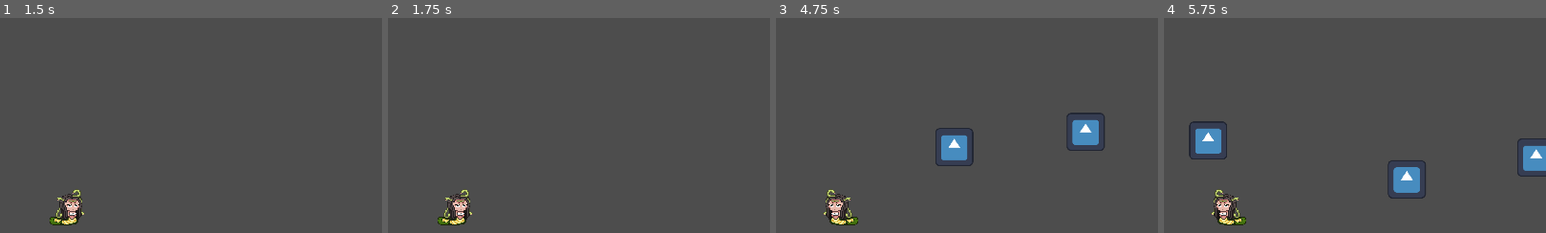
Above: before the commit, frames 1-4 (left to right).
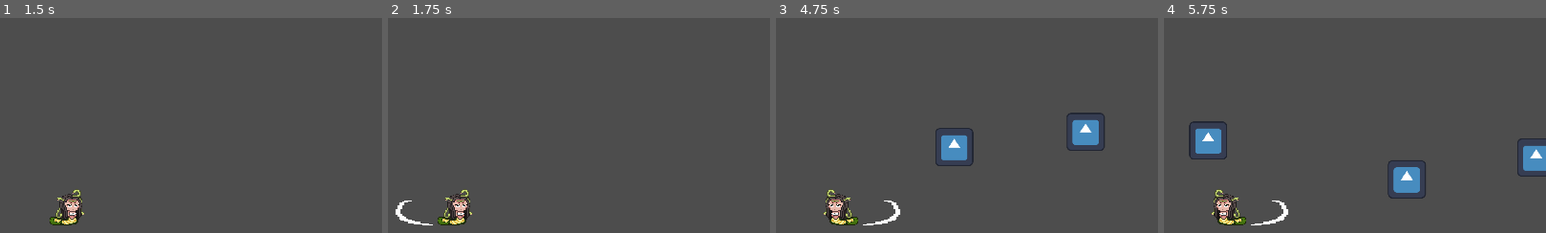
Above: after the commit, the same moments.

Repository: kumathy/medusa-gaming
Game: Godot game, scene res://main_menu.tscn
Same seed, same stepped clock (60 frames per second), same inputs: the game is played once before the commit and once after it. The engine's default icon, where the game draws it, is replaced by a stand-in: a white triangle on a blue panel in a dark square.
Inputs:
- Up to frame 1 (1.5 s): click "Start Game" at 0.5 s; tap Enter at 1.25 s; hold D (move_right) from 1.28 s (still down)
- Up to frame 2 (1.75 s): keep holding D (move_right)
- Up to frame 3 (4.75 s): release D (move_right) at 2.03 s; hold S (move_down) 2.03-2.78 s; hold D (move_right) 2.78-3.53 s; tap Space at 3.5 s; hold W (move_up) 3.53-4.28 s; hold A (move_left) from 4.28 s (still down)
- Up to frame 4 (5.75 s): keep holding A (move_left)
The pictures show only the part of the screen within x 41-91%, y 6-56%; the shares and areas given below are measured in that part.

Frame 1 is identical in both runs. In frame 2, 0.2% of the frame differs, in the area x 2-12%, y 84-97%; in frame 3, 0.2%; in frame 4, 0.2%.

Commit message:
add whip weapon

Diff:
--- a/core/main.tscn
+++ b/core/main.tscn
@@ -3,9 +3,10 @@
 [ext_resource type="Script" uid="uid://d3tjdflb6b6he" path="res://core/main.gd" id="1_xa854"]
 [ext_resource type="PackedScene" uid="uid://dmg5tkwdpincx" path="res://features/mobs/mob.tscn" id="2_kagtj"]
 [ext_resource type="Script" uid="uid://cdow6fk708shv" path="res://features/player/player.gd" id="3_cus2n"]
+[ext_resource type="PackedScene" uid="uid://csyryssvuesx2" path="res://features/weapons/tail_whip.tscn" id="4_cus2n"]
 [ext_resource type="Script" uid="uid://d2sai3iaj6bw7" path="res://features/player/player_hurtbox.gd" id="5_jsmgm"]
 [ext_resource type="Texture2D" uid="uid://cjxdb10ld4kuw" path="res://assets/medusa-1.png" id="5_kagtj"]
-[ext_resource type="Script" uid="uid://td0kv7hbt77e" path="res://core/mask_item.gd" id="6_kagtj"]
+[ext_resource type="Script" path="res://core/mask_item.gd" id="6_kagtj"]
 
 [sub_resource type="SpriteFrames" id="SpriteFrames_xa854"]
 animations = [{
@@ -34,6 +35,7 @@
 position = Vector2(933, 537)
 script = ExtResource("3_cus2n")
 speed = 300
+tail_whip_scene = ExtResource("4_cus2n")
 metadata/_edit_group_ = true
 
 [node name="AnimatedSprite2D" type="AnimatedSprite2D" parent="Player" unique_id=932723914]
--- a/features/mobs/mob.gd
+++ b/features/mobs/mob.gd
@@ -1,11 +1,15 @@
 extends Area2D
 
 @export var speed = 200
+@export var max_health: int = 1
+
+var health: int = max_health
 var player: CharacterBody2D = null
 
 # Called when the node enters the scene tree for the first time.
 func _ready() -> void:
 	add_to_group("mobs")
+	health = max_health
 	var mob_types = Array($AnimatedSprite2D.sprite_frames.get_animation_names())
 	$AnimatedSprite2D.animation = mob_types.pick_random()
 	$AnimatedSprite2D.play()
@@ -19,3 +23,17 @@
 
 func set_player(p: CharacterBody2D):
 	player = p
+
+func take_damage(amount: int):
+	health -= amount
+
+	# Flash white when hit
+	modulate = Color.RED
+	await get_tree().create_timer(0.1).timeout
+	modulate = Color.WHITE
+
+	if health <= 0:
+		die()
+
+func die():
+	queue_free()
--- a/features/player/player.gd
+++ b/features/player/player.gd
@@ -1,7 +1,7 @@
 extends CharacterBody2D
 
-@export var speed = 400
-var screen_size
+@export var speed = 100
+@export var tail_whip_scene: PackedScene
 @export var stats := {
 	"max_health": 100,
 	"health": 100,
@@ -9,13 +9,18 @@
 	"attack_speed": 10,
 	"speed": 400
 }
-
 @export var mask_multiplier := {
 	"red_mask_A": 1,
 	"red_mask_B": 1,
 }
 
 signal died
+
+var screen_size
+var attack_timer: float = 0.0
+var attack_interval: float = 1.0
+
+var facing_right: bool = true
 
 # Called when the node enters the scene tree for the first time.
 func _ready() -> void:
@@ -38,12 +43,40 @@
 		velocity = velocity.normalized() * speed
 
 	if velocity.x > 0:
+		facing_right = false
 		$AnimatedSprite2D.flip_h = true
 	elif velocity.x < 0:
+		facing_right = true
 		$AnimatedSprite2D.flip_h = false
 
 	position += velocity * delta
 	position = position.clamp(Vector2.ZERO, screen_size) # Prevent player from leaving screen.
+
+	# Weapon attack timer
+	attack_timer += delta
+	if attack_timer >= attack_interval:
+		attack_timer = 0.0
+		spawn_tail_whip()
+
+func spawn_tail_whip():
+	if tail_whip_scene == null:
+		return
+
+	var whip = tail_whip_scene.instantiate()
+
+	var whip_offset: Vector2
+
+	if facing_right:
+		whip_offset = Vector2(80, 0)
+	else:
+		whip_offset = Vector2(-80, 0)
+
+	whip.position = whip_offset
+
+	if whip.has_node("AnimatedSprite2D"):
+		whip.get_node("AnimatedSprite2D").flip_h = not facing_right
+
+	add_child(whip)
 
 func die():
 	hide()
--- /dev/null
+++ b/features/weapons/tail_whip.gd
@@ -0,0 +1,21 @@
+extends Area2D
+
+@export var damage: int = 10
+
+# Called when the node enters the scene tree for the first time.
+func _ready() -> void:
+	area_entered.connect(_on_area_entered)
+
+	# Wait for the animation to finish, then remove the whip
+	if $AnimatedSprite2D:
+		$AnimatedSprite2D.play()
+		$AnimatedSprite2D.animation_finished.connect(_on_animation_finished)
+
+func _on_animation_finished() -> void:
+	queue_free() # Remove the whip after its lifetime
+
+func _on_area_entered(area: Area2D) -> void:
+	if area.is_in_group("mobs"):
+		# Deal damage to the mob
+		if area.has_method("take_damage"):
+			area.take_damage(damage)
--- /dev/null
+++ b/features/weapons/tail_whip.tscn
@@ -0,0 +1,71 @@
+[gd_scene format=3 uid="uid://csyryssvuesx2"]
+
+[ext_resource type="Script" uid="uid://bq2m4bcg5oeoc" path="res://features/weapons/tail_whip.gd" id="1_23c63"]
+[ext_resource type="Texture2D" uid="uid://b285od72uqdtt" path="res://assets/tail_whip.png" id="2_23c63"]
+
+[sub_resource type="AtlasTexture" id="AtlasTexture_rrhld"]
+atlas = ExtResource("2_23c63")
+region = Rect2(0, 0, 128, 128)
+
+[sub_resource type="AtlasTexture" id="AtlasTexture_l6ky8"]
+atlas = ExtResource("2_23c63")
+region = Rect2(128, 0, 128, 128)
+
+[sub_resource type="AtlasTexture" id="AtlasTexture_suum3"]
+atlas = ExtResource("2_23c63")
+region = Rect2(256, 0, 128, 128)
+
+[sub_resource type="AtlasTexture" id="AtlasTexture_isdoi"]
+atlas = ExtResource("2_23c63")
+region = Rect2(0, 128, 128, 128)
+
+[sub_resource type="AtlasTexture" id="AtlasTexture_arp06"]
+atlas = ExtResource("2_23c63")
+region = Rect2(128, 128, 128, 128)
+
+[sub_resource type="AtlasTexture" id="AtlasTexture_75yvm"]
+atlas = ExtResource("2_23c63")
+region = Rect2(256, 128, 128, 128)
+
+[sub_resource type="SpriteFrames" id="SpriteFrames_2buvk"]
+animations = [{
+"frames": [{
+"duration": 1.0,
+"texture": SubResource("AtlasTexture_rrhld")
+}, {
+"duration": 1.0,
+"texture": SubResource("AtlasTexture_l6ky8")
+}, {
+"duration": 1.0,
+"texture": SubResource("AtlasTexture_suum3")
+}, {
+"duration": 1.0,
+"texture": SubResource("AtlasTexture_isdoi")
+}, {
+"duration": 1.0,
+"texture": SubResource("AtlasTexture_arp06")
+}, {
+"duration": 1.0,
+"texture": SubResource("AtlasTexture_75yvm")
+}],
+"loop": false,
+"name": &"default",
+"speed": 20.0
+}]
+
+[sub_resource type="RectangleShape2D" id="RectangleShape2D_suum3"]
+size = Vector2(131, 136)
+
+[node name="TailWhip" type="Area2D" unique_id=1351374538]
+collision_layer = 0
+script = ExtResource("1_23c63")
+
+[node name="AnimatedSprite2D" type="AnimatedSprite2D" parent="." unique_id=754393748]
+scale = Vector2(1.5, 1.008)
+sprite_frames = SubResource("SpriteFrames_2buvk")
+frame = 5
+frame_progress = 1.0
+
+[node name="CollisionShape2D" type="CollisionShape2D" parent="." unique_id=2060289321]
+position = Vector2(-17.5, 5)
+shape = SubResource("RectangleShape2D_suum3")
Binary file added: assets/tail_whip.png
Not shown, added: assets/tail_whip.png.import
Not shown, added: features/weapons/tail_whip.gd.uid
